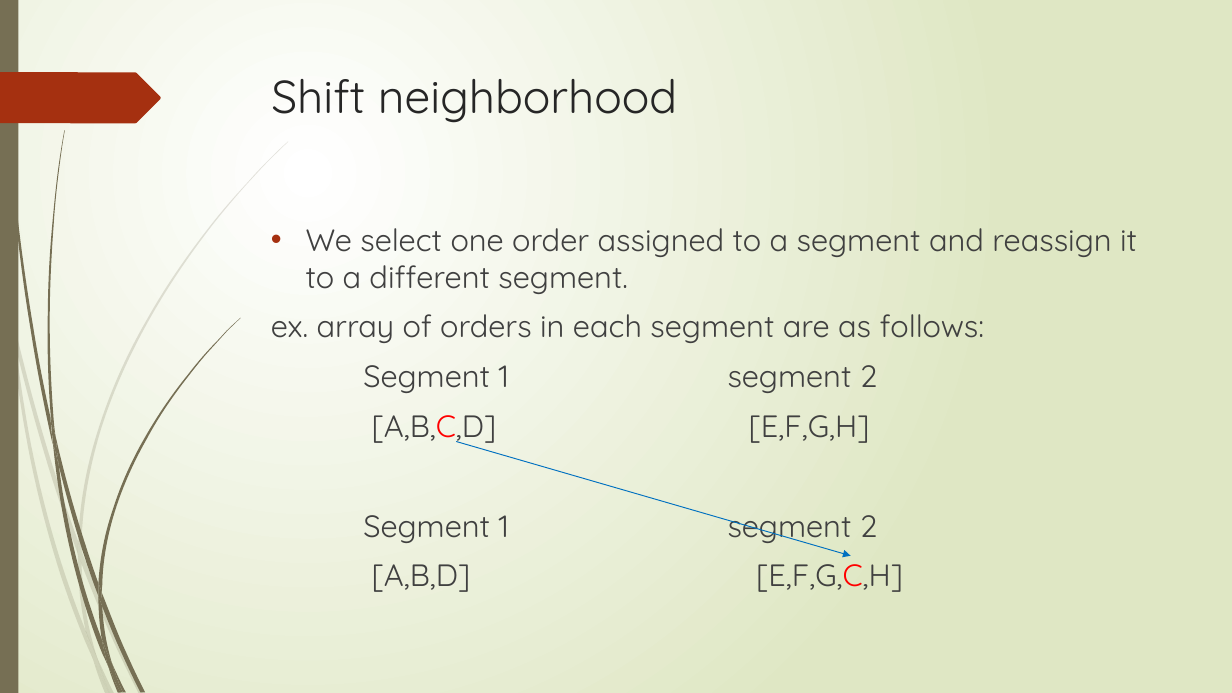
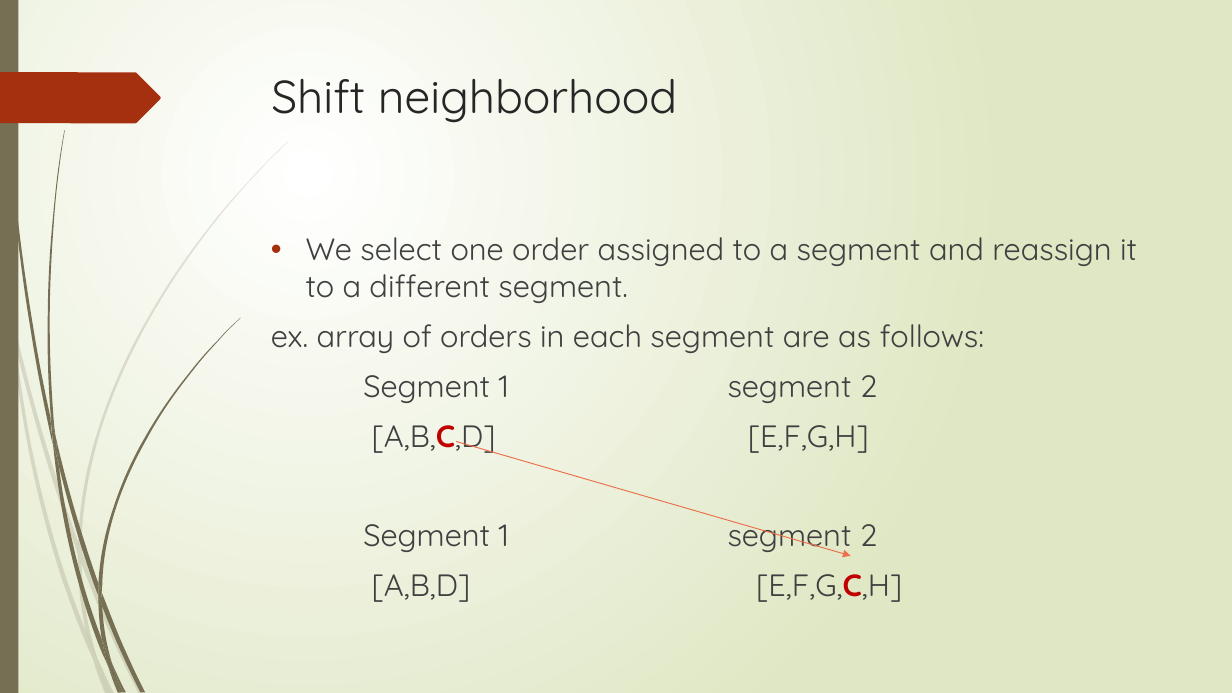
Before and after one commit to r-kurosu/kline_new, a slide deck: slide 42 of 竹田_修論発表.pptx. Drawn at 1232x693 pixels with LibreOffice and Linux fonts; fonts in the diff are those of the drawing. Boxes give left, top, right and bottom in pixels: in the first picture for what was removed or moved away, otherwise in the second. Text is boxed around its words. In the diff, an @@ line names an element or a change of style, - is before the commit and + after.

```diff
--- a/竹田_修論発表.pptx
+++ b/竹田_修論発表.pptx
@@ text "We select one order assigned ...": place and size @@
-text "We select one order assigned ..." at [271,228,1137,592]
+text "We select one order assigned ..." at [271,237,1137,602]
@@ text at [372,425,902,602]: text colour #FF0000 to #C00000, bold on in "[A,B,C,D]", "[E,F,G,C,H]" @@
@@ arrow (457, 442) - (851, 555): stroke #0070C0 0.75 pt to #EE6E4B 0.75 pt @@
```
Also in this commit, not shown: 1 other slide changed.
